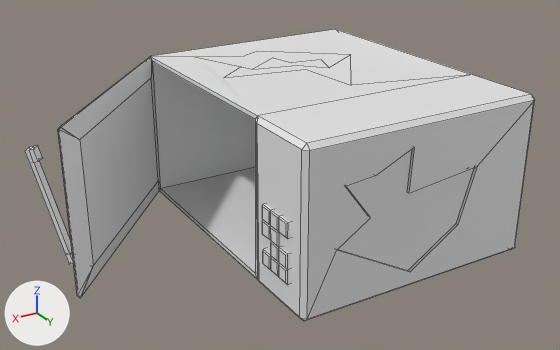
A saved change to the Blender file Assets/Blender Files/microwave_broken.blend.
The view is the same before and after, from a 50 mm lens placed at (3.36, 4.92, 2.96), pointed at (0.49, 0.14, 0.57). The axes (+X, +Y, +Z) are drawn at lower left. The lights are the same throughout. Mesh edges are drawn as thin lines.

Before the edit, the objects in view are built like this:
```python
me_cube_002 = bpy.data.meshes.new('Cube.002')
me_cube_002.from_pydata(...)  # 279 vertices, 204 faces; spans x -2.15..1.25, y -2.5..0.69, z -1.0..0.28
# before: 12 (0.91, -1.11, -0.84) at pixel (158, 180), 13 (0.91, -1.11, 0.11) at pixel (151, 77), 14 (0.91, 0.43, 0.12) at pixel (79, 139), 15 (0.91, 0.43, -0.84) at pixel (93, 265)
ob_cube_001 = bpy.data.objects.new('Cube.001', me_cube_002)
ob_cube_001.location = (1.034, 0.317, 1.006)
ob_cube_001.rotation_euler = (0.0, 0.0, -0.701)  # degrees (0, 0, -40)
```
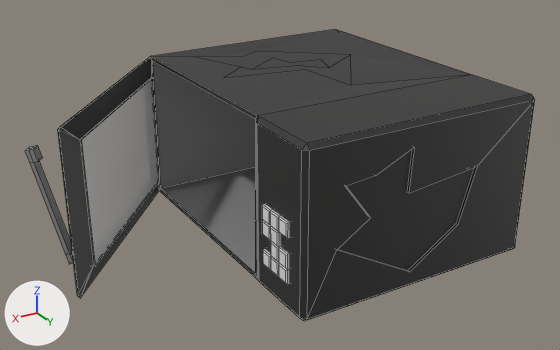
Edits to the bpy script that builds the scene:
```text
Add mat_metal:
    mat_metal = principled_material('Metal')
    mat_metal.base_color = (0.266, 0.266, 0.266)  # grey #8d8d8d
Add mat_outermicrowave:
    mat_outermicrowave = principled_material('OuterMicrowave')
    mat_outermicrowave.base_color = (0.0262, 0.0262, 0.0252)  # black #2d2d2c
Add mat_glass:
    mat_glass = principled_material('Glass')
    mat_glass.base_color = (0.799, 0.799, 0.799)  # white #e7e7e7
    mat_glass.alpha = 0.5
Add mat_buttons:
    mat_buttons = principled_material('Buttons')
    mat_buttons.base_color = (0.799, 0.799, 0.799)  # white #e7e7e7
Change me_cube_002:
    used by ob_cube_001; location = (1.034, 0.317, 1.006); rotation_euler = (0.0, 0.0, -0.701), in degrees (0, 0, -40)
    verts and faces of me_cube_002; kept vertices keep their numbers, new ones are numbered from 279
    remove me_cube_002.from_pydata(...)  # 279 vertices, 204 faces; spans x -2.15..1.25, y -2.5..0.69, z -1.0..0.28
    add me_cube_002.from_pydata(...)  # 283 vertices, 209 faces; spans x -2.15..1.25, y -2.5..0.69, z -1.0..0.28
    me_cube_002 part 1
    add delete_faces([(12, 15, 14, 13)])
    add for new, old in zip([*range(279, 283)], [*range(12, 16)]): verts[new] = verts[old] + (-0.02, 0.0, 0.0)
    add faces += [(12, 15, 282, 279), (12, 279, 280, 13), (13, 280, 281, 14), (14, 281, 282, 15)]  # mat_outermicrowave (black #2d2d2c)
    add faces += [(279, 282, 281, 280), (12, 13, 14, 15)]  # mat_glass (white #e7e7e7)
    me_cube_002 part 2: 76 faces spanning x -2.15..0.98, y -2.5..0.69, z -1.0..0.28 switch from no material to mat_outermicrowave (black #2d2d2c)
    me_cube_002 part 3: 27 faces spanning x -1.59..1.25, y -2.35..0.55, z -0.96..0.24 switch from no material to mat_metal (grey #8d8d8d)
    add me_cube_002.materials.append(mat_buttons)  # white #e7e7e7
    add me_cube_002.materials.append(mat_glass)  # white #e7e7e7
```

Boxes (x1, y1, x2, y2) around the edits, measured in the pictures (560 x 350 px):
part 1 of me_cube_002, built on
    after: (80, 78, 160, 266)
part 2 of me_cube_002, recoloured (white to grey)
    both: (58, 29, 535, 321)
part 3 of me_cube_002, recoloured
    both: (25, 62, 255, 273)
